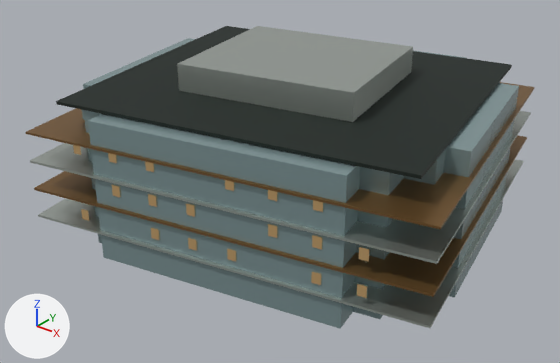
The glTF model landmarks/assets/szu-performance.glb, before and after one commit.
Camera for both pictures: a 50 mm lens placed at (73.3, -97.0, 64.5), pointed at (-0.1, -5.3, 7.6). The axes (+X, +Y, +Z) are drawn at lower left. The lights are the same throughout. The picture after the commit comes second. Vertices at exactly the same position are counted once.

Before the edit, the objects in view are built like this:
```python
ob_crown_box = bpy.data.objects.new('crown_box', me_crown_box)
ob_crown_box.location = (0.0, 0.0, 0.0)
ob_envelope = bpy.data.objects.new('envelope', me_envelope)
ob_envelope.location = (0.0, 0.0, 0.0)
ob_floor_bands = bpy.data.objects.new('floor_bands', me_floor_bands)
ob_floor_bands.location = (0.0, 0.0, 0.0)
ob_floor_bands_001 = bpy.data.objects.new('floor_bands.001', me_floor_bands_001)
ob_floor_bands_001.location = (0.0, 0.0, 0.0)
ob_night_windows = bpy.data.objects.new('night_windows', me_night_windows)
ob_night_windows.location = (0.0, 0.0, 0.0)
ob_roof_deck = bpy.data.objects.new('roof_deck', me_roof_deck)
ob_roof_deck.location = (0.0, 0.0, 0.0)
```
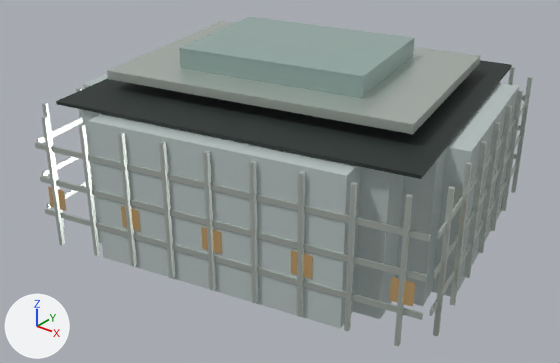
The change, as a list of edits to the scene's bpy script:
```text
Change mat_glass:
    mat_glass.base_color: (0.27, 0.381, 0.392) -> (0.558, 0.644, 0.631)  # grey #8ea6a8 -> light grey #c5d2d0
    mat_glass.metallic: 0.42 -> 0.22
    mat_glass.roughness: 0.24 -> 0.16
Change mat_metal:
    mat_metal.base_color: (0.539, 0.591, 0.546) -> (0.665, 0.723, 0.672)  # light grey #c2cac3 -> light grey #d5ddd6
    mat_metal.metallic: 0.82 -> 0.72
Add mat_glass_alt:
    mat_glass_alt = principled_material('glass_alt')
    mat_glass_alt.base_color = (0.342, 0.468, 0.434)  # grey #9eb6b0
    mat_glass_alt.metallic = 0.2
    mat_glass_alt.roughness = 0.22
Change me_crown_box:
    used by ob_crown_box; location = (0.0, 0.0, 0.0)
    remove me_crown_box.from_pydata(...)  # 8 vertices, 12 faces; spans x -17.0..17.0, y -16.0..15.1, z 24.0..28.4
    add me_crown_box.from_pydata(...)  # 8 vertices, 12 faces; spans x -27.9..28.0, y -22.5..21.6, z 25.7..27.1
    me_crown_box part 1: the whole mesh is rebuilt
Change me_floor_bands:
    used by ob_floor_bands; location = (0.0, 0.0, 0.0)
    remove me_floor_bands.from_pydata(...)  # 16 vertices, 24 faces; spans x -37.7..37.8, y -35.0..34.1, z 4.6..14.6
    add me_floor_bands.from_pydata(...)  # 96 vertices, 144 faces; spans x -36.9..37.0, y -34.4..33.5, z 5.3..17.7
    me_floor_bands part 2: the whole mesh is rebuilt
Change me_night_windows:
    used by ob_night_windows; location = (0.0, 0.0, 0.0)
    remove me_night_windows.from_pydata(...)  # 144 vertices, 72 faces; spans x -28.9..28.9, y -32.8..31.9, z 6.2..19.2
    add me_night_windows.from_pydata(...)  # 40 vertices, 20 faces; spans x -35.1..35.1, y -34.1..33.2, z 6.8..10.4
    me_night_windows part 3: the whole mesh is rebuilt
Add me_fins:
    me_fins.from_pydata(...)  # 256 vertices, 384 faces; spans x -36.9..37.0, y -34.4..33.5, z 0.5..22.5
    me_fins.materials.append(mat_metal)  # light grey #d5ddd6
Add me_crown_box_001:
    me_crown_box_001.from_pydata([(12.9, 13.6, 26.8), (-17.3, 7.5, 26.8), (-12.8, -14.5, 26.8), (17.3, -8.4, 26.8), (-12.8, -14.5, 30.4), (17.3, -8.4, 30.4), (-17.3, 7.5, 30.4), (12.9, 13.6, 30.4)], [], [(0, 1, 2), (0, 2, 3), (3, 5, 4), (3, 4, 2), (2, 4, 6), (2, 6, 1), (1, 0, 7), (1, 7, 6), (0, 3, 5), (0, 5, 7), (5, 7, 6), (5, 6, 4)])
    me_crown_box_001.materials.append(mat_glass_alt)  # grey #9eb6b0
Remove ob_floor_bands_001:
    ob_floor_bands_001 = bpy.data.objects.new('floor_bands.001', me_floor_bands_001)
    ob_floor_bands_001.location = (0.0, 0.0, 0.0)
Add ob_fins:
    ob_fins = bpy.data.objects.new('fins', me_fins)
    ob_fins.location = (0.0, 0.0, 0.0)
Add ob_crown_box_001:
    ob_crown_box_001 = bpy.data.objects.new('crown_box.001', me_crown_box_001)
    ob_crown_box_001.location = (0.0, 0.0, 0.0)
```

Boxes (x1, y1, x2, y2) around the edits, measured in the pictures (560 x 363 px):
'envelope', recoloured, surface changed (grey to light grey)
    both: (81, 74, 519, 329)
'crown_box', recoloured, surface changed, reshaped (58% wider, 18% taller)
    before: (177, 26, 413, 122)
    after: (107, 21, 481, 134)
'floor_bands', recoloured, surface changed, reshaped
    before: (30, 111, 531, 328)
    after: (35, 95, 525, 320)
'floor_bands.001', deleted
    before: (25, 82, 535, 297)
'fins', added
    after: (41, 67, 533, 347)
'crown_box.001', added
    after: (179, 17, 415, 98)
'night_windows', reshaped
    before: (73, 145, 369, 298)
    after: (48, 187, 415, 307)
